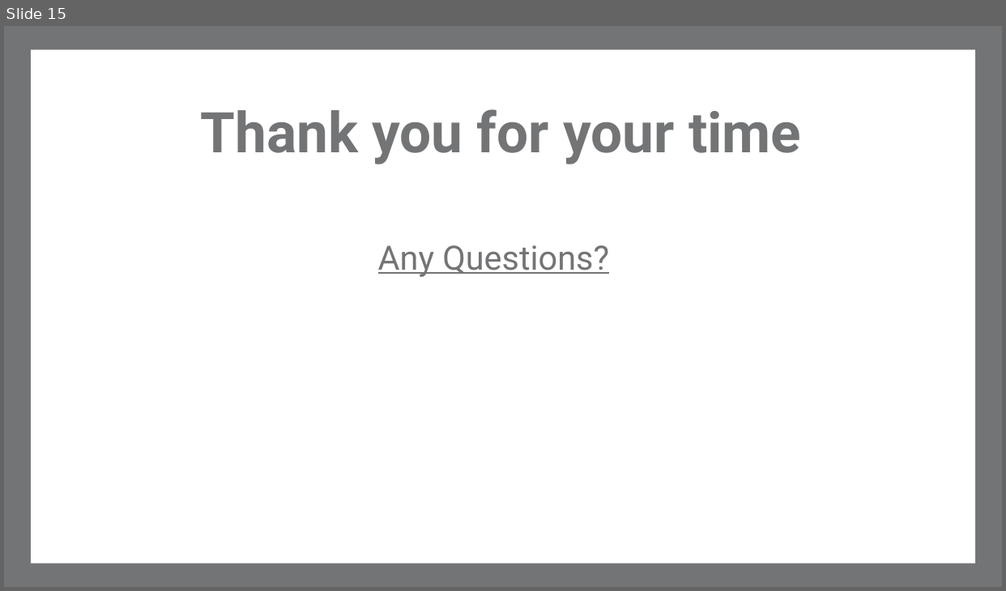
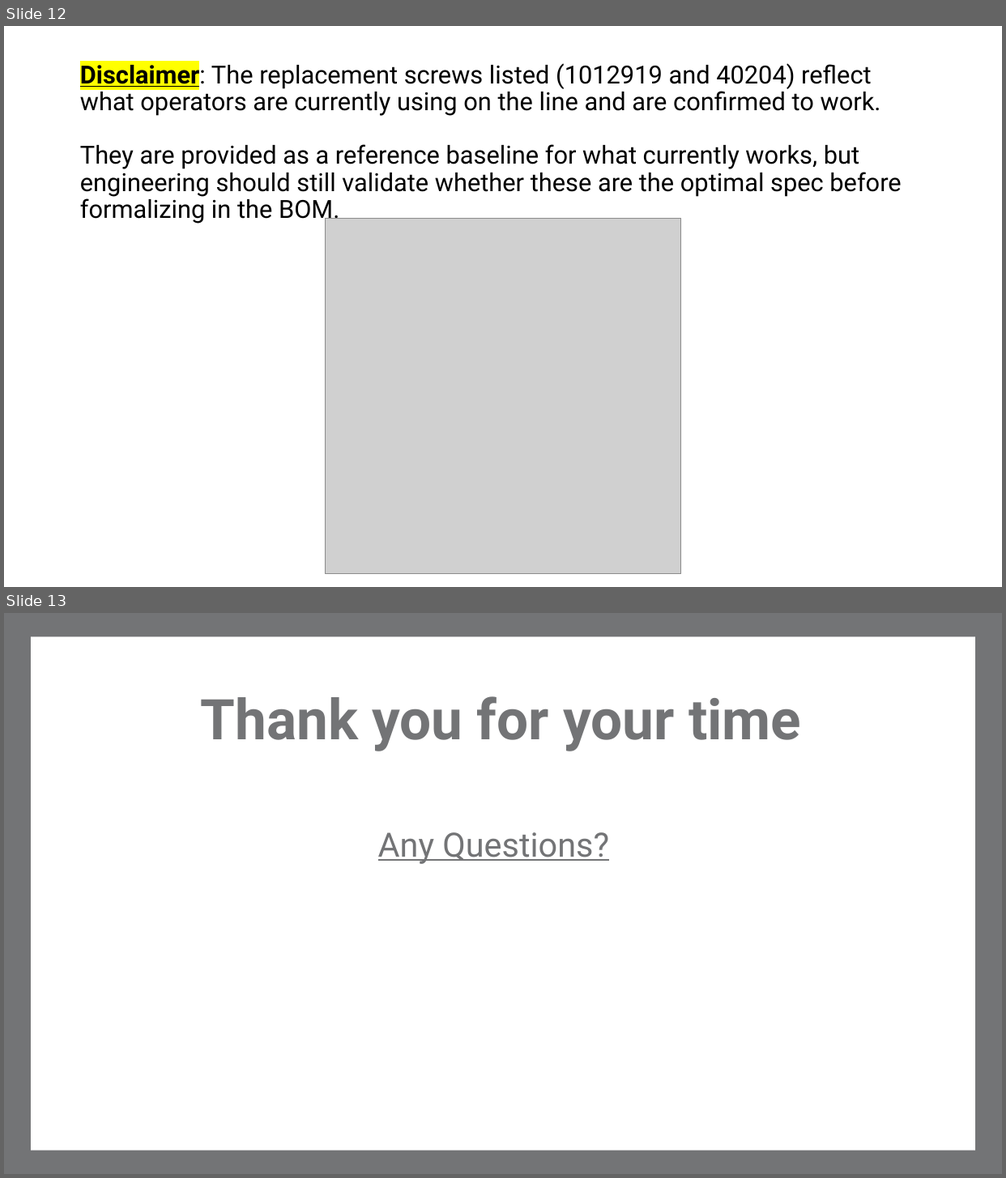
Before and after one commit to macokeefe/claude-code-system, a slide deck: standard-work/standalone/Meritage_Engineering_Improvements.pptx. Shown one above the other, each under a label of ours: slide 15 before the commit, slides 12 and 13 after it. The pictures are 1006x591 and 1006x1178 pixels, drawn with LibreOffice and Linux fonts; fonts in the diff are those of the drawing; grey boxes stand for pictures; background and template pictures are left out. Boxes give left, top, right and bottom in pixels: in the first picture for what was removed or moved away, otherwise in the second. Text is boxed around its words. In the diff, an @@ line names an element or a change of style, - is before the commit and + after.

```diff
--- a/standard-work/standalone/Meritage_Engineering_Improvements.pptx
+++ b/standard-work/standalone/Meritage_Engineering_Improvements.pptx
@@ slide 12 added at bbox=[4, 26, 1002, 587], background #FFFFFF @@
@@ title added at bbox=[80, 61, 901, 224], 24 pt, text #000000 @@
+Disclaimer: The replacement screws listed (1012919 and 40204) reflect what operators are currently using on the line and are confirmed to work.
+They are provided as a reference baseline for what currently works, but engineering should still validate whether these are the optimal spec before formalizing in the BOM.
@@ picture added at bbox=[325, 219, 681, 574] @@
@@ what was slide 15 is now slide 13 @@
```
Also in this commit, not shown: 10 slides changed, 1 other slide added, 4 slides removed.
